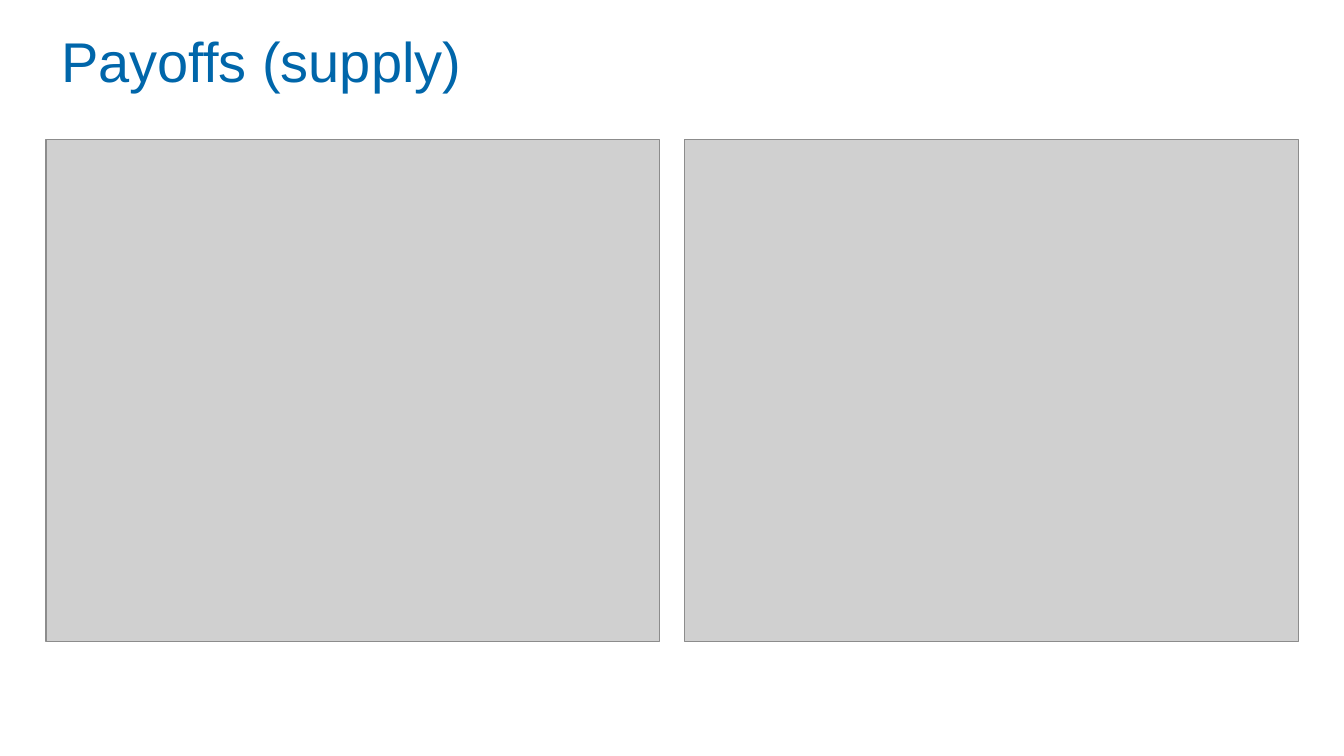
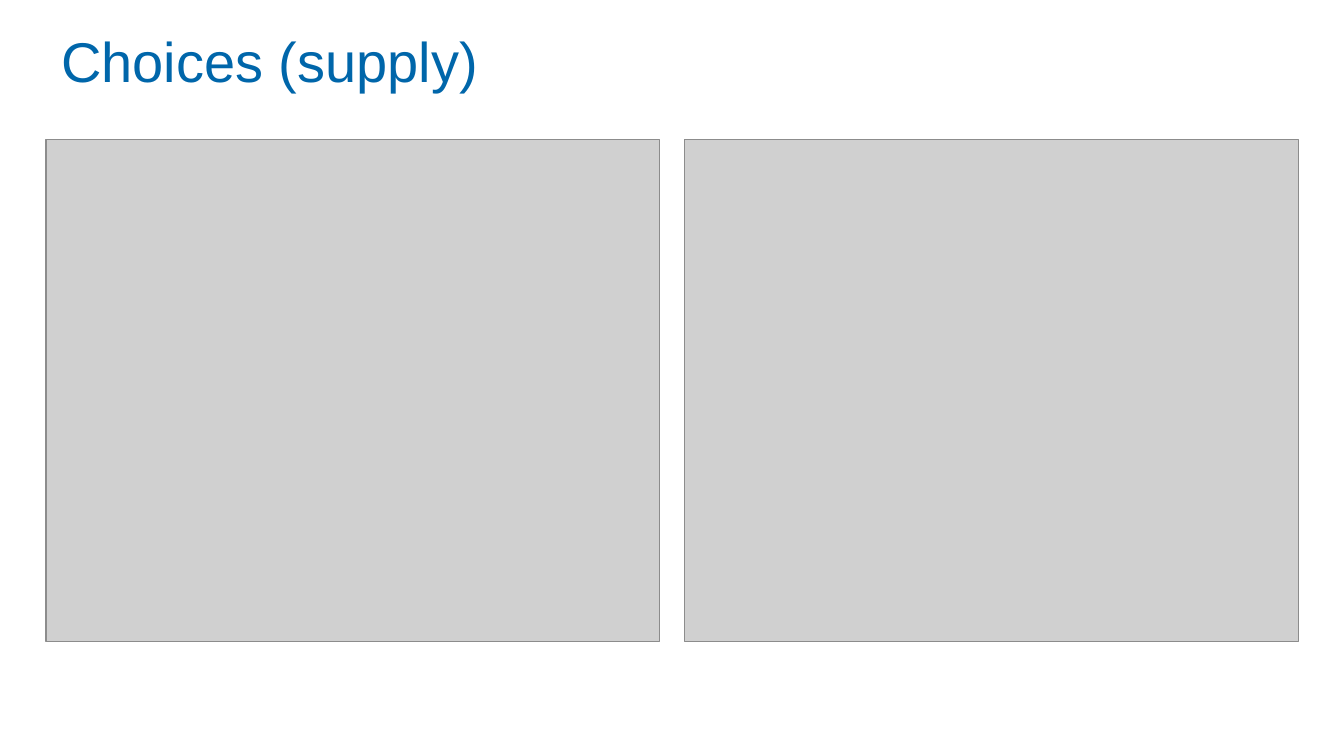
Before and after one commit to Zjub/TVHENZ, a slide deck: slide 17 of MF coordination/SI_game/Monetary and Fiscal Policy Coordination.pptx. Drawn at 1344x756 pixels with LibreOffice and Linux fonts; fonts in the diff are those of the drawing; grey boxes stand for pictures. Boxes give left, top, right and bottom in pixels: in the first picture for what was removed or moved away, otherwise in the second. Text is boxed around its words. In the diff, an @@ line names an element or a change of style, - is before the commit and + after.

```diff
--- a/MF coordination/SI_game/Monetary and Fiscal Policy Coordination.pptx
+++ b/MF coordination/SI_game/Monetary and Fiscal Policy Coordination.pptx
@@ title at (61,41,478,91): text changed @@
-Payoffs (supply)
+Choices (supply)
```
Also in this commit, not shown: 3 other slides changed.
